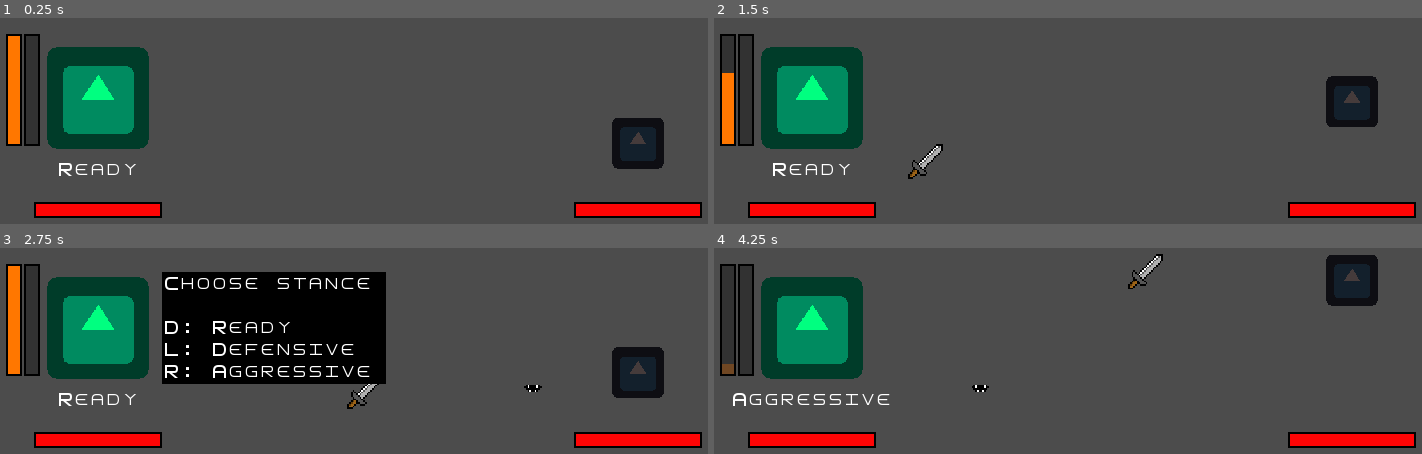
Above: before the commit, frames 1-4 (two rows, left to right).
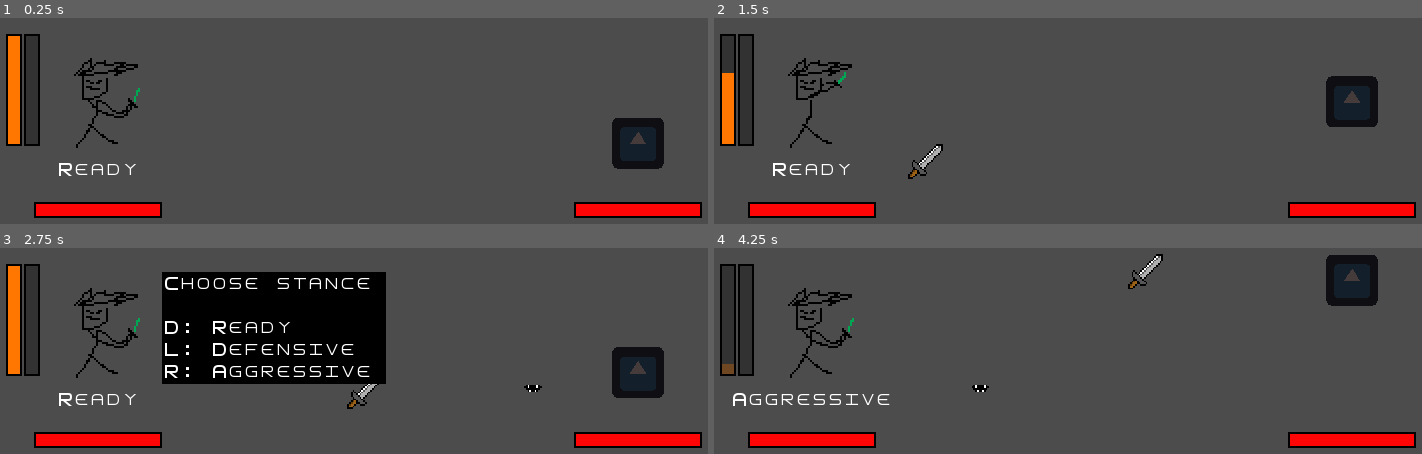
Above: after the commit, the same moments.

Repository: bitspittle/godot-action-battle
Game: Godot game, scene res://battle/Battle.tscn
The game is run twice, just before and just after one commit, with the same random seed, the same clock (stepped at 60 frames per second) and the same inputs. The engine's default icon, where the game draws it, is replaced by a stand-in: a white triangle on a blue panel in a dark square.
Inputs:
- Up to frame 1 (0.25 s): no input
- Up to frame 2 (1.5 s): tap Enter at 0.5 s; hold Right (ui_right) 0.53-1.28 s; hold X (battle_attack) 0.53-1.28 s; hold Down (ui_down) from 1.28 s (still down); tap Z (battle_defend) at 1.35 s
- Up to frame 3 (2.75 s): release Down (ui_down) at 2.03 s; hold Right (ui_right) from 2.03 s (still down); hold Shift (battle_stance) from 2.03 s (still down)
- Up to frame 4 (4.25 s): release Right (ui_right) at 2.78 s; release Shift (battle_stance) at 2.78 s; hold Up (ui_up) 2.78-3.53 s; tap X (battle_attack) at 2.85 s; hold Left (ui_left) from 3.53 s (still down); hold Z (battle_defend) from 3.53 s (still down)

The runs differ from the first frame. In frame 1, 7.1% of the frame differs, in the area x 6-22%, y 14-64%; in frame 2, 7.1%; in frame 3, 7.1%; in frame 4, 7.1%.

Commit message:
Ugly but servicable player anim

Diff:
--- a/combatants/player/Player.gd
+++ b/combatants/player/Player.gd
@@ -36,6 +36,7 @@
 onready var _stance_label = $StanceLabel
 onready var _stance_tooltip = $StanceTooltip
 onready var _shield = $Shield
+onready var _anim = $Sprite/AnimationPlayer
 
 func _ready():
 	_shield.visible = false
@@ -45,8 +46,12 @@
 		match _next_state:
 			State.CHANGING_STANCE:
 				_enter_changing_stance()
+			State.PREPARE_STRIKE:
+				_enter_prepare_strike()
 			State.CHARGING_STRIKE:
 				_enter_charging_strike()
+			State.STRIKE:
+				_enter_strike()
 			State.DEFENDING:
 				_enter_defending()
 			State.RECOVERING:
@@ -125,6 +130,9 @@
 		Time.restore()
 		_next_state = State.IDLE
 
+func _enter_prepare_strike():
+	_anim.play("prepare")
+
 func _do_prepare_strike(delta):
 	if _start_charging_timer.is_stopped():
 		assert(curr_energy > 0)
@@ -153,6 +161,12 @@
 
 		_curr_charge_level = min(MAX_CHARGE_LEVEL, _curr_charge_level + _stance.charge_per_second * delta * charge_multiplier)
 
+func _enter_strike():
+	_anim.play("strike")
+
+func _on_strike_anim_finished():
+	_anim.play("idle")
+
 func _do_strike():
 	var attack = Factory.new_attack(self)
 	attack.texture = TEXTURE_SWORD
--- a/combatants/player/Player.tscn
+++ b/combatants/player/Player.tscn
@@ -1,16 +1,79 @@
-[gd_scene load_steps=8 format=2]
+[gd_scene load_steps=12 format=2]
 
 [ext_resource path="res://combatants/Combatant.tscn" type="PackedScene" id=1]
 [ext_resource path="res://combatants/player/Player.gd" type="Script" id=2]
 [ext_resource path="res://ui/PercentBar.tscn" type="PackedScene" id=3]
 [ext_resource path="res://fonts/square.ttf" type="DynamicFontData" id=4]
 [ext_resource path="res://assets/images/Shield32x32.png" type="Texture" id=5]
+[ext_resource path="res://assets/images/player-sketch.png" type="Texture" id=6]
 
-[sub_resource type="DynamicFont" id=1]
+[sub_resource type="Animation" id=1]
+resource_name = "idle"
+length = 0.01
+tracks/0/type = "value"
+tracks/0/path = NodePath(".:frame")
+tracks/0/interp = 1
+tracks/0/loop_wrap = true
+tracks/0/imported = false
+tracks/0/enabled = true
+tracks/0/keys = {
+"times": PoolRealArray( 0 ),
+"transitions": PoolRealArray( 1 ),
+"update": 1,
+"values": [ 0 ]
+}
+
+[sub_resource type="Animation" id=2]
+resource_name = "prepare"
+length = 3.0
+tracks/0/type = "value"
+tracks/0/path = NodePath(".:frame")
+tracks/0/interp = 1
+tracks/0/loop_wrap = true
+tracks/0/imported = false
+tracks/0/enabled = true
+tracks/0/keys = {
+"times": PoolRealArray( 0, 1, 2 ),
+"transitions": PoolRealArray( 1, 1, 1 ),
+"update": 1,
+"values": [ 1, 2, 3 ]
+}
+
+[sub_resource type="Animation" id=3]
+resource_name = "strike"
+length = 1.5
+tracks/0/type = "value"
+tracks/0/path = NodePath(".:frame")
+tracks/0/interp = 1
+tracks/0/loop_wrap = true
+tracks/0/imported = false
+tracks/0/enabled = true
+tracks/0/keys = {
+"times": PoolRealArray( 0, 0.5, 1 ),
+"transitions": PoolRealArray( 1, 1, 1 ),
+"update": 1,
+"values": [ 4, 5, 6 ]
+}
+tracks/1/type = "method"
+tracks/1/path = NodePath("..")
+tracks/1/interp = 1
+tracks/1/loop_wrap = true
+tracks/1/imported = false
+tracks/1/enabled = true
+tracks/1/keys = {
+"times": PoolRealArray( 1.5 ),
+"transitions": PoolRealArray( 1 ),
+"values": [ {
+"args": [  ],
+"method": "_on_strike_anim_finished"
+} ]
+}
+
+[sub_resource type="DynamicFont" id=4]
 size = 8
 font_data = ExtResource( 4 )
 
-[sub_resource type="DynamicFont" id=2]
+[sub_resource type="DynamicFont" id=5]
 size = 8
 font_data = ExtResource( 4 )
 
@@ -20,6 +83,19 @@
 
 [node name="Sprite" parent="." index="0"]
 self_modulate = Color( 0, 1, 0.505882, 1 )
+position = Vector2( 9.53674e-07, 0 )
+scale = Vector2( 1, 1 )
+texture = ExtResource( 6 )
+vframes = 3
+hframes = 3
+frame = 5
+
+[node name="AnimationPlayer" type="AnimationPlayer" parent="Sprite" index="0"]
+autoplay = "idle"
+playback_speed = 8.0
+anims/idle = SubResource( 1 )
+anims/prepare = SubResource( 2 )
+anims/strike = SubResource( 3 )
 
 [node name="StartChargingTimer" type="Timer" parent="." index="2"]
 wait_time = 0.5
Binary file added: assets/images/player-sketch.png
Not shown, added: assets/images/player-sketch.png.import
Not shown: 2 places in combatants/player/Player.tscn that only renumber resources
